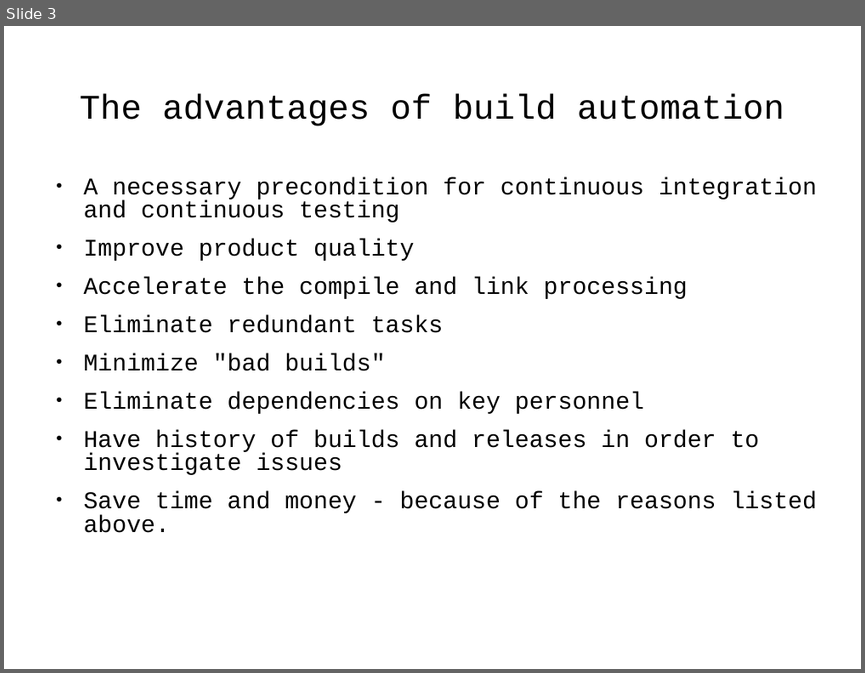
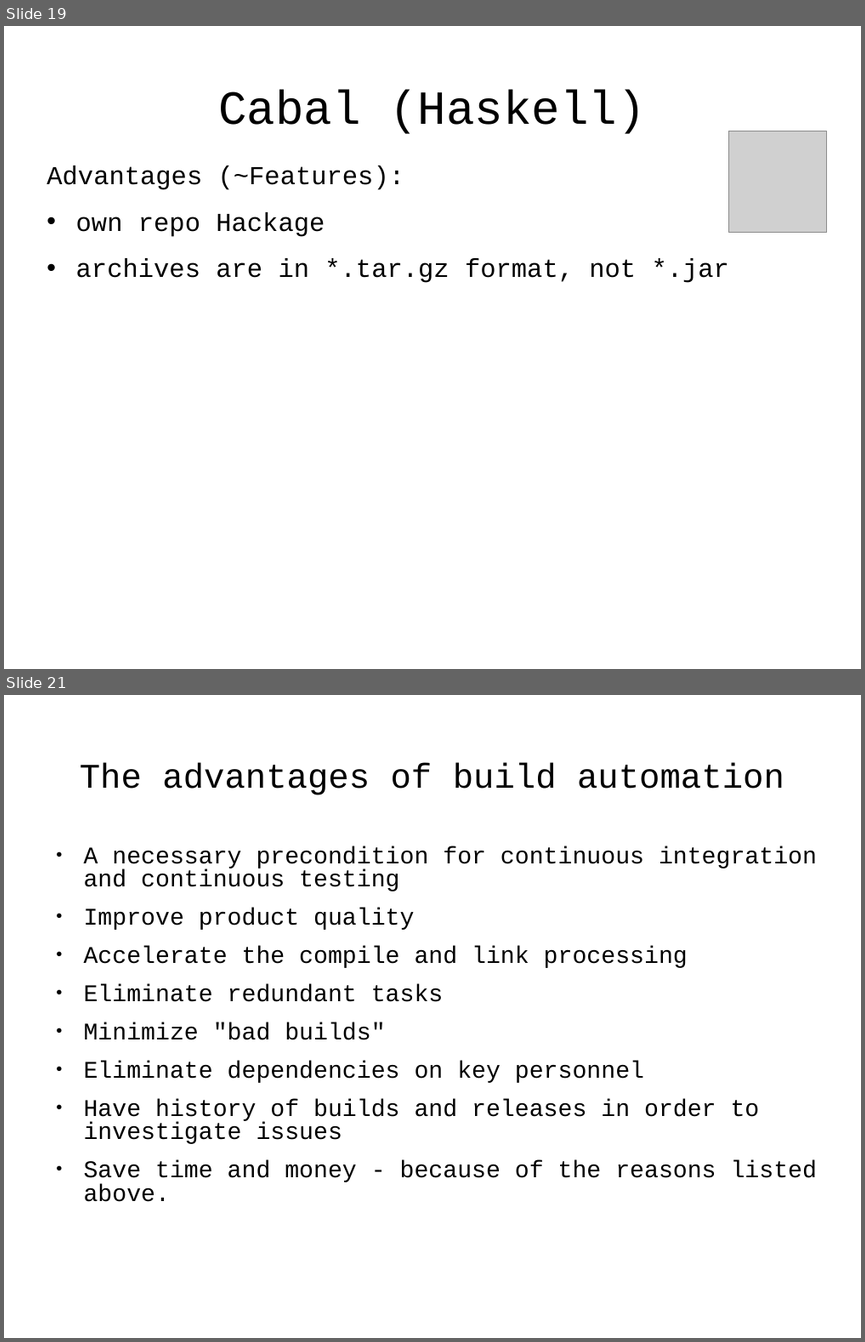
Before and after one commit to j-avdeev/DevOps, a slide deck: DevOps - lec day5 - Build automation.odp. Shown one above the other, each under a label of ours: slide 3 before the commit, slides 19 and 21 after it; the slides between them are not shown. The pictures are 865x673 and 865x1342 pixels, drawn with LibreOffice and Linux fonts; fonts in the diff are those of the drawing; grey boxes stand for pictures. Boxes give left, top, right and bottom in pixels: in the first picture for what was removed or moved away, otherwise in the second. Text is boxed around its words. In the diff, an @@ line names an element or a change of style, - is before the commit and + after.

```diff
--- a/DevOps - lec day5 - Build automation.odp
+++ b/DevOps - lec day5 - Build automation.odp
@@ slide 19 added at box(4, 26, 861, 669), background #FFFFFF @@
@@ title added at box(218, 90, 646, 134), 44 pt, text #000000 @@
+Cabal (Haskell)
@@ picture added at box(729, 131, 827, 232) @@
@@ text added at box(46, 165, 729, 283), 24 pt, text #000000 @@
+Advantages (~Features):
+• own repo Hackage
+• archives are in *.tar.gz format, not *.jar
@@ what was slide 3 is now slide 21 @@
```
Also in this commit, not shown: 1 slide changed, 18 other slides added, 15 slides removed, 4 other files.
